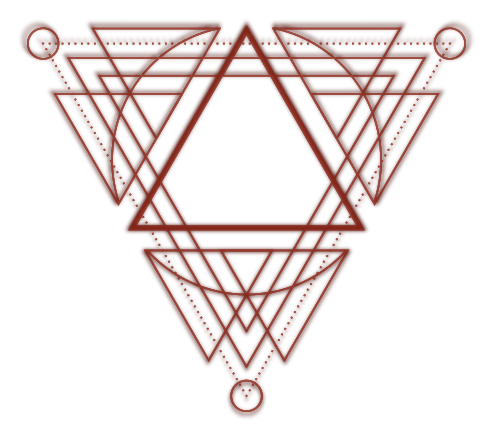
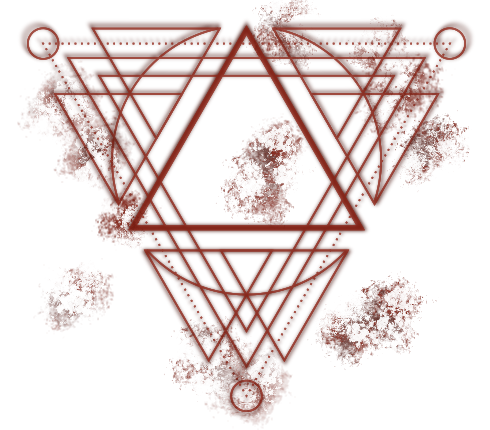
Before/after of a 490x430 layered artwork. What changed in the layer stack:
added layer "Clipboard" above "Layer" over <box>17,0,470,430</box>
added layer "Layer" above "2016 GGJ - PIGDA Logo - Desktop.png" over <box>17,0,470,430</box>
